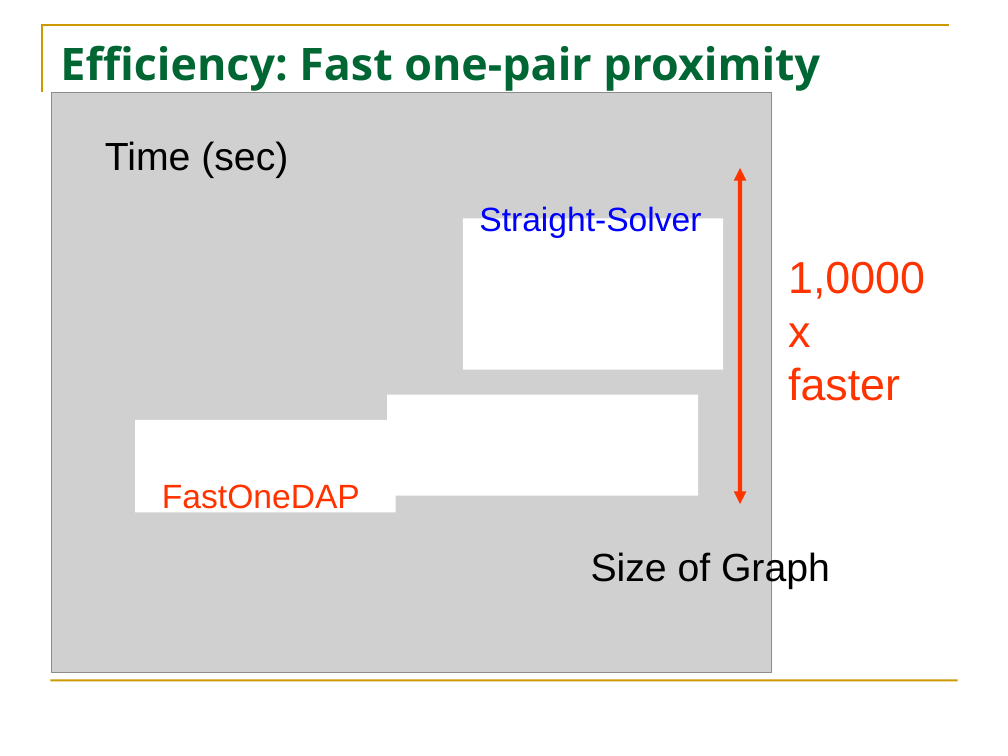
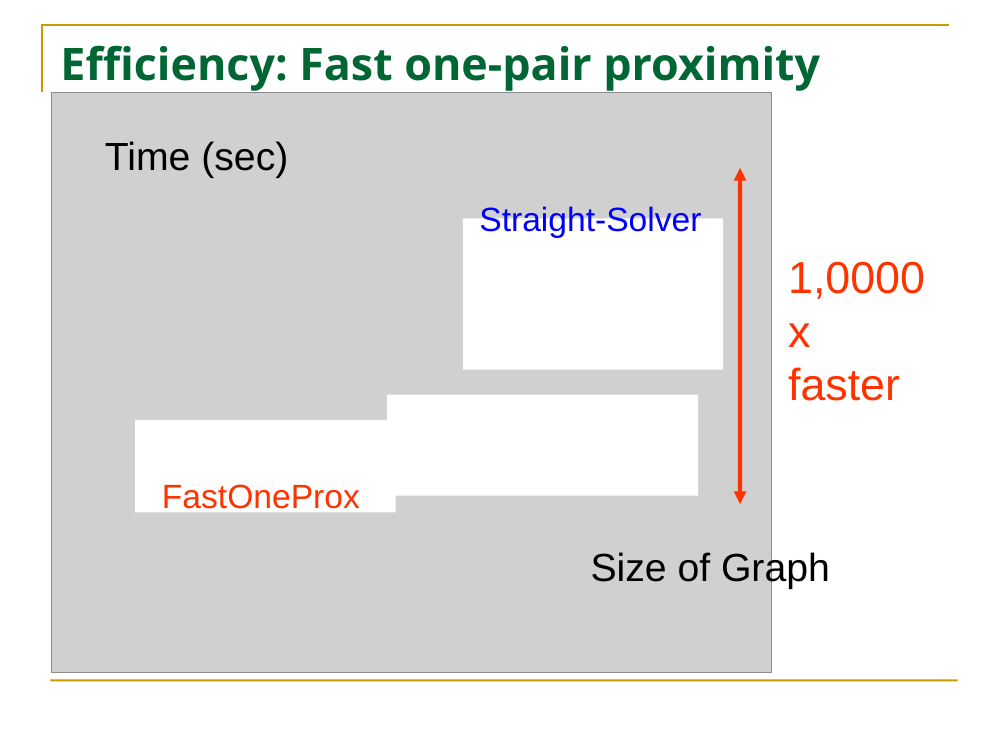
Before and after one commit to HuanSGT/rw-dir-prox, a slide deck: slide 22 of rw-pdf.pptx. Drawn at 1008x756 pixels with LibreOffice and Linux fonts; fonts in the diff are those of the drawing; grey boxes stand for pictures. Boxes give left, top, right and bottom in pixels: in the first picture for what was removed or moved away, otherwise in the second. Text is boxed around its words. In the diff, an @@ line names an element or a change of style, - is before the commit and + after.

```diff
--- a/rw-pdf.pptx
+++ b/rw-pdf.pptx
@@ text at bbox=[162, 484, 360, 516]: text changed @@
-FastOneDAP
+FastOneProx
```
Also in this commit, not shown: 7 other slides changed, 5 other files.
